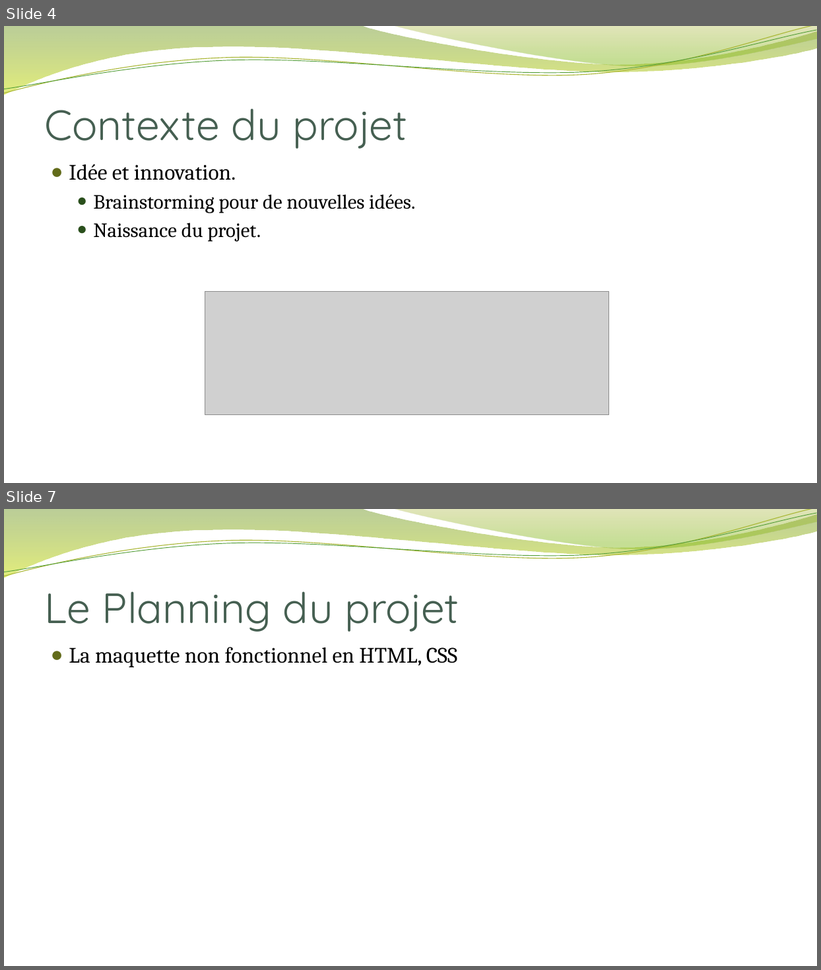
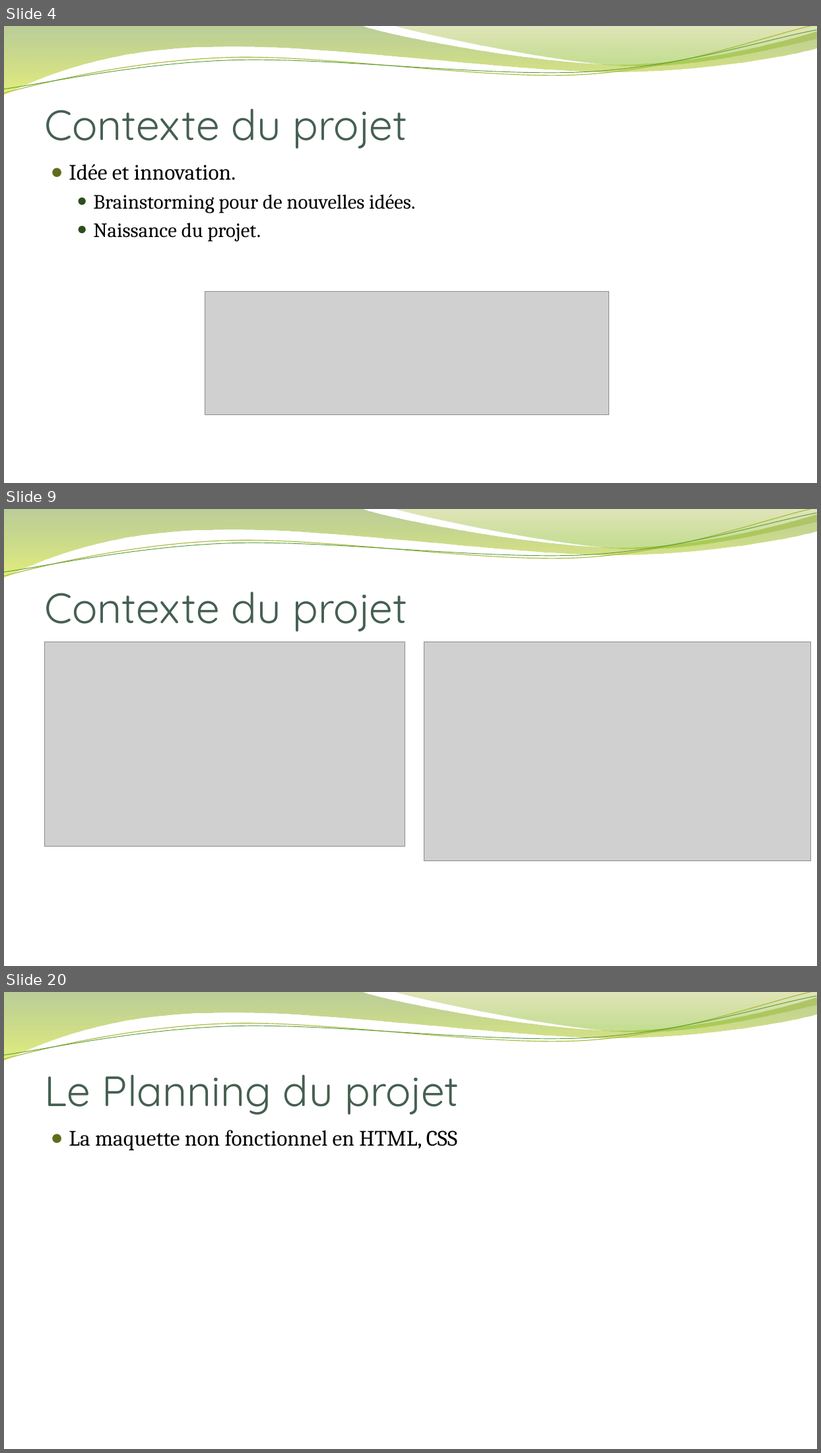
Before and after one commit to AceTBan/ProjetFilRouge, a slide deck: Présentation du titre pro/Dossier Professionnel v1.pptx. Shown one above the other, each under a label of ours: slides 4 and 7 before the commit, slides 4, 9 and 20 after it; the slides between them are not shown. The pictures are 821x970 and 821x1453 pixels, drawn with LibreOffice and Linux fonts; fonts in the diff are those of the drawing; grey boxes stand for pictures; background and template pictures are left out. Boxes give left, top, right and bottom in pixels: in the first picture for what was removed or moved away, otherwise in the second. Text is boxed around its words. In the diff, an @@ line names an element or a change of style, - is before the commit and + after.

```diff
--- a/Présentation du titre pro/Dossier Professionnel v1.pptx
+++ b/Présentation du titre pro/Dossier Professionnel v1.pptx
@@ slide 9 added at bbox=[4, 509, 817, 966], background picture (left out); not listed: 4 template elements that a slide beside it also shows @@
@@ text added at bbox=[45, 591, 407, 632], 50 pt, text #455F51 @@
+Contexte du projet
@@ picture added at bbox=[45, 642, 405, 847] @@
@@ picture added at bbox=[424, 642, 811, 861] @@
@@ what was slide 7 is now slide 20 @@
```
Also in this commit, not shown: 2 slides changed, 14 other slides added, 9 slides removed, 5 other files.
